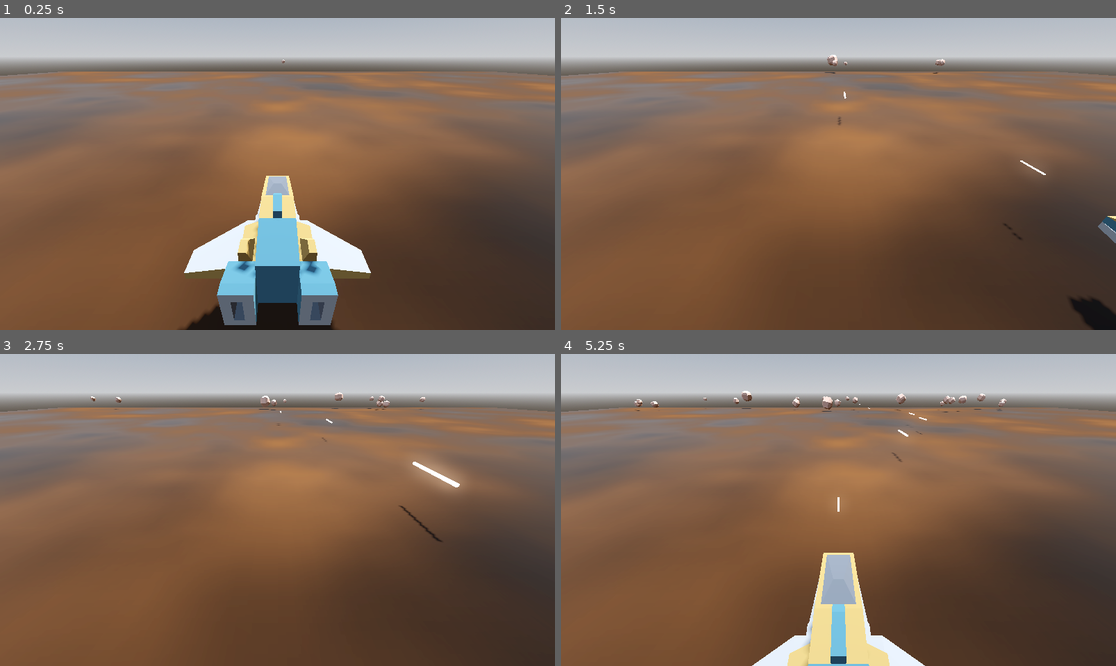
Above: before the commit, frames 1-4 (two rows, left to right).
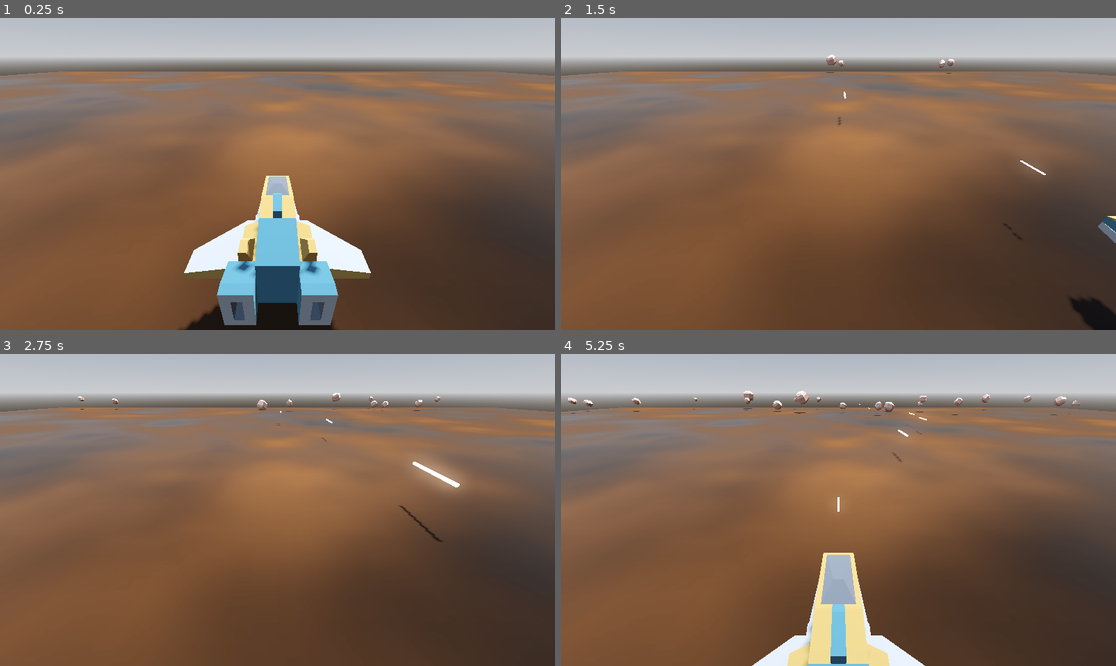
Above: after the commit, the same moments.

Repository: abhishekkr/godot-samples
Game: Godot game, scene res://scenes/game.tscn
Two runs of this game, one before a commit and one after it. Both use one fixed random seed, a clock stepped at 60 frames per second and the inputs below.
Inputs:
- Up to frame 1 (0.25 s): no input
- Up to frame 2 (1.5 s): tap Enter at 0.5 s; hold D (move_right) 0.53-1.28 s; tap Space (shoot) at 0.6, 1.35 s; hold S (move_backward) from 1.28 s (still down)
- Up to frame 3 (2.75 s): release S (move_backward) at 2.03 s; hold D (move_right) from 2.03 s (still down); tap Space (shoot) at 2.1 s
- Up to frame 4 (5.25 s): release D (move_right) at 2.78 s; hold W (move_forward) 2.78-3.53 s; tap Space (shoot) every 0.75 s from 2.85 to 5.1 s; hold A (move_left) 3.53-5.03 s; hold S (move_backward) from 5.03 s (still down)

The runs differ from the first frame. In frame 1, less than 0.1% of the frame differs, in the area x 50-52%, y 13-15%; in frame 2, 0.1%; in frame 3, 0.3%; in frame 4, 0.8%, in the area x 1-94%, y 11-20%.

Commit message:
[space-shooter-3d] laser destroy; meteor got_hit; player hurt; connecting all
Signed-off-by: AbhishekKr <abhikumar163@gmail.com>

Diff:
--- a/space-shooter-3d/entities/laser.gd
+++ b/space-shooter-3d/entities/laser.gd
@@ -4,7 +4,7 @@
 var SPEED: float = 10.0
 var origin_z: float = 0.0
 var vanishing_distance: float = 50.0
-
+var vanished: bool = false
 
 func _ready() -> void:
 	scale = Vector3(0.05, 0.05, 0.05)
@@ -14,6 +14,13 @@
 
 
 func _physics_process(delta: float) -> void:
+	if vanished:
+		return
 	position.z -= delta * SPEED
 	if abs(origin_z - position.z) > vanishing_distance:
-		queue_free()
+		destroy()
+
+
+func destroy() -> void:
+	vanished = true
+	queue_free()
--- a/space-shooter-3d/entities/laser.tscn
+++ b/space-shooter-3d/entities/laser.tscn
@@ -22,6 +22,8 @@
 height = 0.75
 
 [node name="Laser" type="Area3D" unique_id=857881513]
+collision_layer = 8
+collision_mask = 4
 script = ExtResource("1_mxdet")
 
 [node name="MeshInstance3D" type="MeshInstance3D" parent="." unique_id=1798601922]
--- a/space-shooter-3d/entities/meteor.gd
+++ b/space-shooter-3d/entities/meteor.gd
@@ -1,19 +1,50 @@
 extends Area3D
 
-
+var speed: float = 3.0
 var direction_x: float = 0.0
 var rotate_base_x: float = 0.0
 var rotate_base_z: float = 0.0
-
+var hearts: int = 2
+var active_material : Material
+var blast_material: ShaderMaterial
+@onready var meteor_shader_code = load("res://entities/meteor.gdshader")
 
 func _ready() -> void:
+	speed = randf_range(2, 5)
 	direction_x = randf_range(-0.9, 0.9)
 	rotate_base_x = randf_range(-0.9, 1.5)
 	rotate_base_z = randf_range(-1.2, 1.25)
+	active_material = %meteor.get_active_material(0)
+	if active_material:
+		blast_material = ShaderMaterial.new()
+		blast_material.set_shader_parameter('code', meteor_shader_code)
 
 
 func _physics_process(delta: float) -> void:
-	position.z += 2 * delta
-	position.x += direction_x * delta
+	if hearts <= 0:
+		return
+	position.z += speed * delta
+	position.x += direction_x * delta * speed
 	rotate_x(rotate_base_x * delta)
 	rotate_z(rotate_base_z * delta)
+
+
+func _on_area_entered(area: Area3D) -> void:
+	%meteor.set_surface_override_material(0, blast_material)
+	%GotHitTimer.start()
+	if area.has_method("destroy"):
+		area.destroy()
+	hearts -= 1
+	if hearts > 0:
+		return
+	await get_tree().create_timer(0.9).timeout
+	queue_free()
+
+
+func _on_body_entered(body: Node3D) -> void:
+	if body.has_method("got_hit"):
+		body.got_hit()
+
+
+func _on_got_hit_timer_timeout() -> void:
+	%meteor.set_surface_override_material(0, active_material)
--- /dev/null
+++ b/space-shooter-3d/entities/meteor.gdshader
@@ -0,0 +1,197 @@
+shader_type spatial;
+// https://godotshaders.com/shader/3d-explosion-vfx/
+
+render_mode blend_mix, depth_draw_opaque, cull_back, diffuse_lambert, specular_schlick_ggx;
+
+uniform float particle_h_frames = 8;
+uniform float particle_v_frames = 8;
+uniform bool particles_anim_loop = false;
+uniform float still_frame = -2;
+uniform sampler2D tex_frg_2;
+uniform sampler2D tex_frg_27 : source_color;
+uniform sampler2D tex_frg_24;
+uniform float Soft_limit = 0.10000000149012;
+uniform float blend_scale = 0.10000000149012;
+uniform float emission_falloff_multiplier = 1;
+uniform sampler2D tex_frg_25 : source_color;
+uniform sampler2D tex_frg_26 : source_color;
+uniform sampler2D tex_frg_16;
+uniform sampler2D tex_frg_17;
+uniform sampler2D depth_texture : source_color, hint_depth_texture;
+
+
+
+
+void vertex() {
+// Input:3
+	vec3 n_out3p0 = VERTEX;
+
+
+// FloatParameter:5
+	float n_out5p0 = particle_h_frames;
+
+
+// FloatParameter:6
+	float n_out6p0 = particle_v_frames;
+
+
+// BooleanParameter:7
+	bool n_out7p0 = particles_anim_loop;
+
+
+// Input:8
+	float n_out8p0 = TIME;
+
+
+// FloatParameter:10
+	float n_out10p0 = still_frame;
+
+
+	vec3 n_out2p0;
+// Expression:2
+	n_out2p0 = vec3(0.0, 0.0, 0.0);
+	{
+		mat4 mat_world = mat4(normalize(INV_VIEW_MATRIX[0])*length(MODEL_MATRIX[0]),normalize(INV_VIEW_MATRIX[1])*length(MODEL_MATRIX[0]),normalize(INV_VIEW_MATRIX[2])*length(MODEL_MATRIX[2]),MODEL_MATRIX[3]);
+		//mat_world = mat_world * mat4( vec4(cos(INSTANCE_CUSTOM.x),-sin(INSTANCE_CUSTOM.x), 0.0, 0.0), vec4(sin(INSTANCE_CUSTOM.x), cos(INSTANCE_CUSTOM.x), 0.0, 0.0),vec4(0.0, 0.0, 1.0, 0.0),vec4(0.0, 0.0, 0.0, 1.0));
+		MODELVIEW_MATRIX = VIEW_MATRIX * mat_world;
+
+		float h_frames = float(particle_h_frames);
+		float v_frames = float(particle_v_frames);
+		float particle_total_frames = float(particle_h_frames * particle_v_frames);
+		float particle_frame = floor(INSTANCE_CUSTOM.y * float(particle_total_frames));
+		if(still_frame > -0.01f){
+			particle_frame = floor(still_frame);
+		}else if (!particles_anim_loop) {
+			particle_frame = clamp(particle_frame, 0.0, particle_total_frames - 1.0);
+		} else {
+			particle_frame = mod(particle_frame, particle_total_frames);
+		}
+		UV /= vec2(h_frames, v_frames);
+		UV += vec2(mod(particle_frame, h_frames) / h_frames, floor(particle_frame / h_frames) / v_frames);
+
+		n_out2p0=INSTANCE_CUSTOM.xyz;
+
+	}
+
+
+// Output:0
+	COLOR.rgb = n_out2p0;
+
+
+}
+
+void fragment() {
+// Texture2D:2
+	vec4 n_out2p0 = texture(tex_frg_2, UV);
+	float n_out2p4 = n_out2p0.a;
+
+
+	vec3 n_out10p0;
+// ColorFunc:10
+	{
+		vec3 c = vec3(n_out2p0.xyz);
+		float max1 = max(c.r, c.g);
+		float max2 = max(max1, c.b);
+		n_out10p0 = vec3(max2, max2, max2);
+	}
+
+
+// Texture2D:27
+	vec4 n_out27p0 = texture(tex_frg_27, vec2(n_out10p0.xy));
+
+
+// Texture2D:24
+	vec4 n_out24p0 = texture(tex_frg_24, vec2(n_out10p0.xy));
+
+
+// FloatParameter:22
+	float n_out22p0 = Soft_limit;
+
+
+// FloatParameter:23
+	float n_out23p0 = blend_scale;
+
+
+	float n_out19p0;
+// Expression:19
+	n_out19p0 = 0.0;
+	{
+
+
+
+		//float depth = texture(depth_texture, SCREEN_UV, 0.0).r;
+		float depth = texture(depth_texture, SCREEN_UV).x;
+
+		vec4 upos = INV_PROJECTION_MATRIX * vec4(SCREEN_UV * 2.0 - 1.0, depth * 2.0 - 1.0, 1.0);
+		float pixel_position = upos.z / upos.w;
+
+		vec4 zpos = INV_PROJECTION_MATRIX * vec4(SCREEN_UV * 2.0 - 1.0, FRAGCOORD.z * 2.0 - 1.0, 1.0);
+		float cur_pos = zpos.z/zpos.w;
+		n_out22p0 = n_out22p0+(1.0-n_out24p0.x)*n_out23p0;
+		float help = clamp(abs(cur_pos-pixel_position)*(1.0/n_out22p0),0.0,1.0);
+		n_out19p0 = help;
+	}
+
+
+// FloatOp:20
+	float n_out20p0 = n_out2p4 * n_out19p0;
+
+
+// FloatParameter:15
+	float n_out15p0 = emission_falloff_multiplier;
+
+
+// Input:5
+	vec4 n_out5p0 = COLOR;
+
+
+	vec2 n_out6p0;
+// Expression:6
+	n_out6p0 = vec2(0.0, 0.0);
+	{
+		//n_out6p0.z = 0.0;
+		n_out6p0.xy = vec2(vec2(n_out5p0.xy).y);
+	}
+
+
+// Texture2D:25
+	vec4 n_out25p0 = texture(tex_frg_25, n_out6p0);
+
+
+// FloatOp:13
+	float n_out13p0 = n_out15p0 * n_out25p0.x;
+
+
+// FloatOp:14
+	float n_out14p0 = n_out10p0.x + n_out13p0;
+
+
+// Texture2D:26
+	vec4 n_out26p0 = texture(tex_frg_26, vec2(n_out14p0));
+
+
+// VectorOp:12
+	vec3 n_in12p1 = vec3(5.00000, 5.00000, 5.00000);
+	vec3 n_out12p0 = vec3(n_out26p0.xyz) * n_in12p1;
+
+
+// Texture2D:16
+	vec4 n_out16p0 = texture(tex_frg_16, UV);
+
+
+// Texture2D:17
+	vec4 n_out17p0 = texture(tex_frg_17, UV);
+
+
+// VectorOp:18
+	vec3 n_out18p0 = vec3(n_out16p0.xyz) - vec3(n_out17p0.xyz);
+
+
+// Output:0
+	ALBEDO = vec3(n_out27p0.xyz);
+	ALPHA = n_out20p0;
+	EMISSION = n_out12p0;
+	NORMAL = n_out18p0;
+
+
+}
--- a/space-shooter-3d/entities/meteor.tscn
+++ b/space-shooter-3d/entities/meteor.tscn
@@ -51,10 +51,21 @@
 data = PackedVector3Array(-0.2165, 0.2025, -0.375, -0.1602, 0.0637, -0.2775, 0.1602, 0.0637, -0.2775, 0.1602, 0.0637, - …(4696 unchanged characters)…
 
 [node name="Meteor" type="Area3D" unique_id=495496704]
+collision_layer = 4
+collision_mask = 10
 script = ExtResource("1_bc5ik")
 
 [node name="meteor" type="MeshInstance3D" parent="." unique_id=717922776]
+unique_name_in_owner = true
 mesh = SubResource("ArrayMesh_sh21n")
 
 [node name="CollisionShape3D" type="CollisionShape3D" parent="." unique_id=1277071978]
 shape = SubResource("ConcavePolygonShape3D_77ete")
+
+[node name="GotHitTimer" type="Timer" parent="." unique_id=395652677]
+unique_name_in_owner = true
+wait_time = 0.5
+
+[connection signal="area_entered" from="." to="." method="_on_area_entered"]
+[connection signal="body_entered" from="." to="." method="_on_body_entered"]
+[connection signal="timeout" from="GotHitTimer" to="." method="_on_got_hit_timer_timeout"]
--- a/space-shooter-3d/entities/player.gd
+++ b/space-shooter-3d/entities/player.gd
@@ -1,9 +1,16 @@
 extends CharacterBody3D
 
 signal shoot(pos: Vector3)
+signal game_over
 const SPEED = 5.0
 const JUMP_VELOCITY = 10
 var tick_sec: float = 0.0
+var hearts: int = 3
+
+
+func _ready() -> void:
+	%SpotLight3D.hide()
+
 
 func _physics_process(delta: float) -> void:
 	## Handle altitiude shift.
@@ -37,6 +44,16 @@
 	move_and_slide()
 
 
+func got_hit() -> void:
+	%SpotLight3D.show()
+	$GotHitTimer.start()
+	hearts -= 1
+	if hearts > 0:
+		return
+	game_over.emit()
+
+
+
 func check_perf(_delta: float) -> void:
 	var start = Time.get_ticks_usec()
 	tick_sec = start/1000000.0
@@ -46,3 +63,7 @@
 	var end = Time.get_ticks_usec()
 	var worker_time = (end - start)/1000.0
 	print("Worker time: %s ms" % [worker_time])
+
+
+func _on_got_hit_timer_timeout() -> void:
+	%SpotLight3D.hide()
--- a/space-shooter-3d/entities/player.tscn
+++ b/space-shooter-3d/entities/player.tscn
@@ -126,7 +126,10 @@
 shadow_mesh = SubResource("ArrayMesh_pvbqg")
 
 [node name="Player" type="CharacterBody3D" unique_id=110510045]
+collision_layer = 2
+collision_mask = 5
 script = ExtResource("1_merdl")
+metadata/_edit_group_ = true
 
 [node name="CollisionShape3D" type="CollisionShape3D" parent="." unique_id=887508565]
 transform = Transform3D(1, 0, 0, 0, 2.9802322e-08, 1, 0, -1, 2.9802322e-08, 0, 0.16311389, 0)
@@ -135,3 +138,21 @@
 [node name="craft_speederA" type="MeshInstance3D" parent="." unique_id=1916079390]
 transform = Transform3D(1, 0, 0, 0, 1, 0, 0, 0, 1, 0, -0.202492, 0)
 mesh = SubResource("ArrayMesh_axryp")
+
+[node name="SpotLight3D" type="SpotLight3D" parent="craft_speederA" unique_id=1855836953]
+unique_name_in_owner = true
+transform = Transform3D(1, 0, 0, 0, -4.371139e-08, 1, 0, -1, -4.371139e-08, 0, 1.116701, 0)
+light_color = Color(1, 0.19607843, 0, 1)
+light_energy = 10.0
+light_indirect_energy = 5.0
+light_volumetric_fog_energy = 1.5
+light_size = 0.5
+light_specular = 1.0
+spot_range = 1.578
+spot_attenuation = 3.57
+spot_angle = 61.04
+
+[node name="GotHitTimer" type="Timer" parent="." unique_id=1132402218]
+one_shot = true
+
+[connection signal="timeout" from="GotHitTimer" to="." method="_on_got_hit_timer_timeout"]
--- a/space-shooter-3d/project.godot
+++ b/space-shooter-3d/project.godot
@@ -43,6 +43,13 @@
 ]
 }
 
+[layer_names]
+
+3d_physics/layer_1="World"
+3d_physics/layer_2="Player"
+3d_physics/layer_3="Enemy"
+3d_physics/layer_4="Laser"
+
 [physics]
 
 3d/physics_engine="Jolt Physics"
--- a/space-shooter-3d/scenes/game.gd
+++ b/space-shooter-3d/scenes/game.gd
@@ -21,3 +21,7 @@
 	var rand_scale = randf_range(0.75, 2.5)
 	meteor.scale = Vector3(rand_scale, rand_scale, rand_scale)
 	%Meteors.add_child(meteor)
+
+
+func _on_player_game_over() -> void:
+	print("GAME OVER")
--- a/space-shooter-3d/scenes/game.tscn
+++ b/space-shooter-3d/scenes/game.tscn
@@ -3,7 +3,6 @@
 [ext_resource type="Script" uid="uid://vitokfv8vjqe" path="res://scenes/game.gd" id="1_lbhrr"]
 [ext_resource type="PackedScene" uid="uid://bl7jq0rbikg0l" path="res://entities/player.tscn" id="1_uwrxv"]
 [ext_resource type="Texture2D" uid="uid://cxp2uvr1jwgrv" path="res://assets/perlin-noise.jpg" id="2_yqjtg"]
-[ext_resource type="PackedScene" uid="uid://dr0jywu82lmw0" path="res://entities/meteor.tscn" id="4_lbhrr"]
 
 [sub_resource type="ProceduralSkyMaterial" id="ProceduralSkyMaterial_yqjtg"]
 sky_horizon_color = Color(0.66224277, 0.6717428, 0.6867428, 1)
@@ -56,14 +55,12 @@
 unique_name_in_owner = true
 transform = Transform3D(1, 0, 0, 0, 1, 0, 0, 0, 1, 0, 0.5, -48.485)
 
-[node name="Meteor" parent="Meteors" unique_id=495496704 instance=ExtResource("4_lbhrr")]
-transform = Transform3D(1, 0, 0, 0, 1, 0, 0, 0, 1, 1.5082183, 0, -13.301659)
-
 [node name="Timers" type="Node3D" parent="." unique_id=1199030220]
 
 [node name="MeteorTimer" type="Timer" parent="Timers" unique_id=118312772]
 unique_name_in_owner = true
 wait_time = 0.25
 
+[connection signal="game_over" from="Player" to="." method="_on_player_game_over"]
 [connection signal="shoot" from="Player" to="." method="_on_player_shoot"]
 [connection signal="timeout" from="Timers/MeteorTimer" to="." method="_on_meteor_timer_timeout"]
Not shown, added: space-shooter-3d/entities/meteor.gdshader.uid
